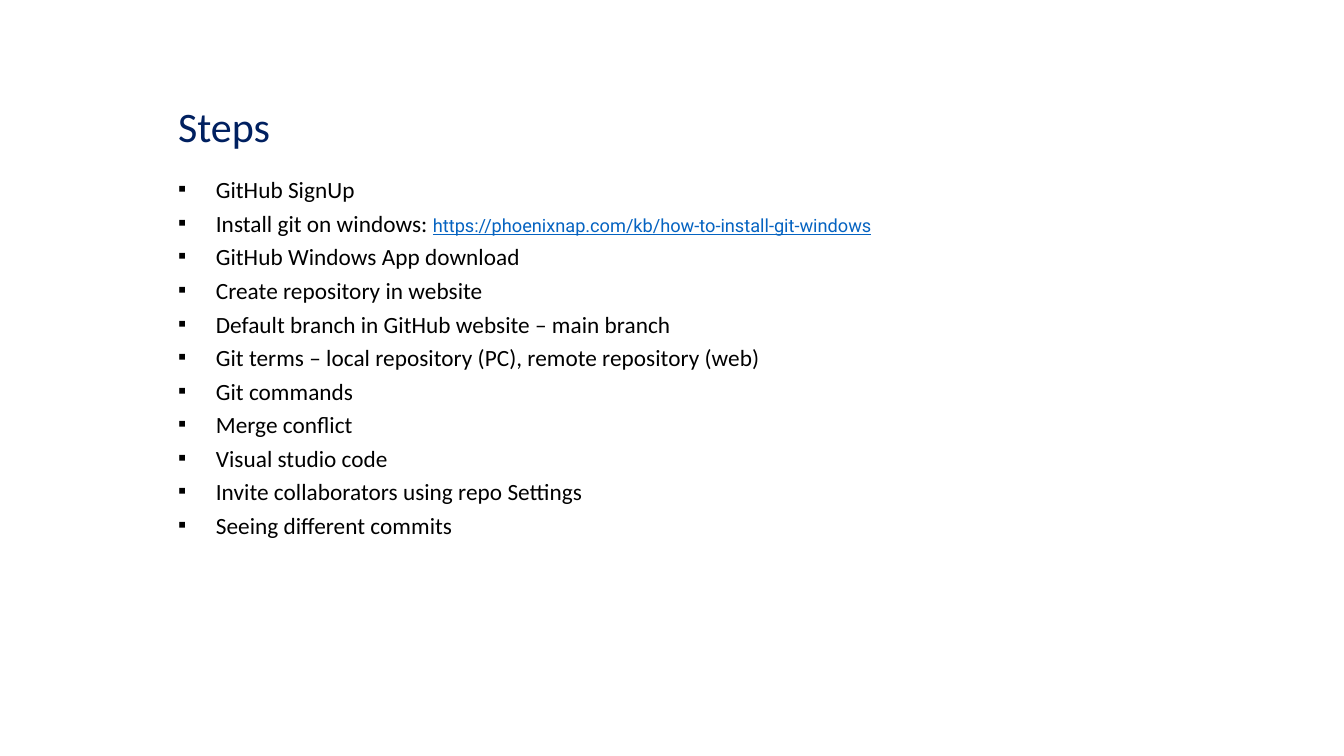
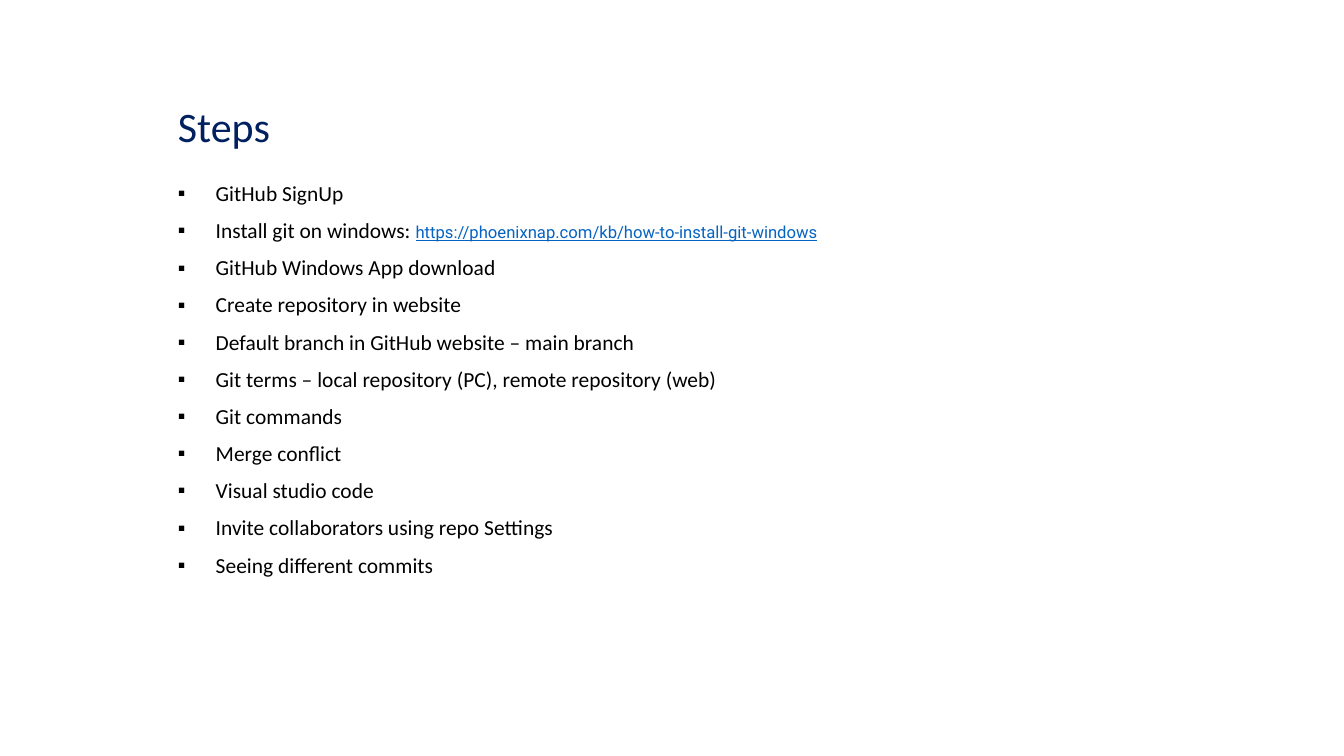
Before and after one commit to sumr4693/software_training, a slide deck: slide 4 of git/git_basics.pptx. Drawn at 1344x756 pixels with LibreOffice and Linux fonts; fonts in the diff are those of the drawing. Boxes give left, top, right and bottom in pixels: in the first picture for what was removed or moved away, otherwise in the second. Text is boxed around its words. In the diff, an @@ line names an element or a change of style, - is before the commit and + after.

Commit message:
Small update in importing local to remote repo - Git

```diff
--- a/git/git_basics.pptx
+++ b/git/git_basics.pptx
@@ text "GitHub SignUp" at [216,186,818,577]: size 16.6 to 15.3 pt in "GitHub SignUp", "Install git on windows:", "GitHub Windows App download", "Create repository in website" and 7 more places; size 12.9 to 11.9 pt in "https://phoenixnap.com/kb/how-to-install-git-windows"; indent changed; line spacing 0.7 to 0.9 @@
```
Also in this commit, not shown: 7 other slides changed.
